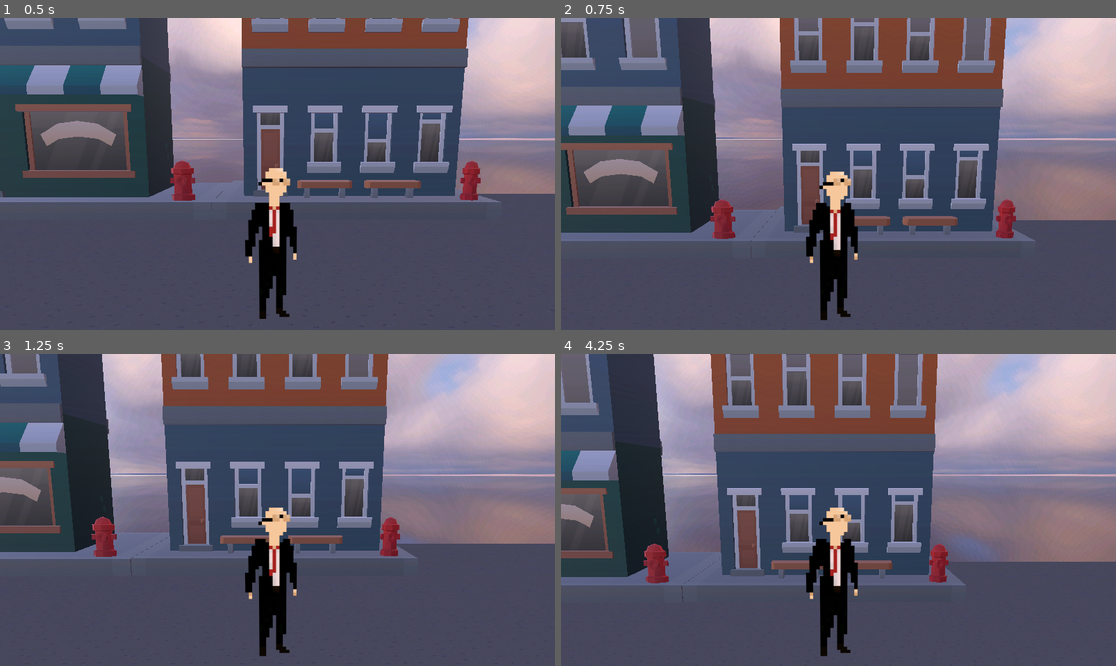
Above: before the commit, frames 1-4 (two rows, left to right).
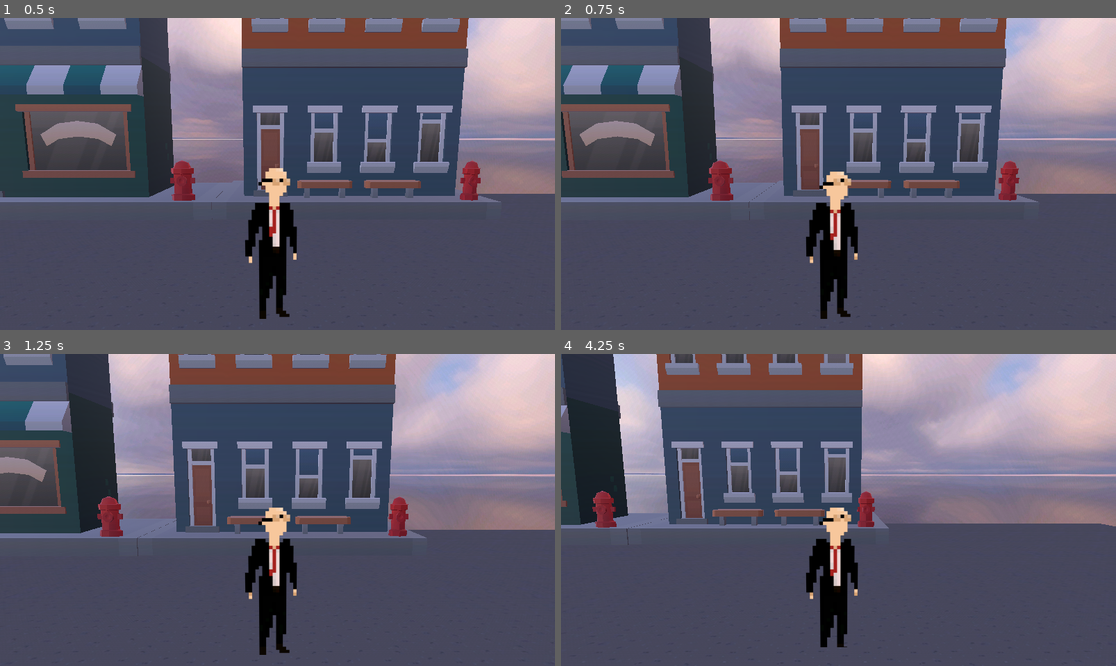
Above: after the commit, the same moments.

Repository: Fellagon-dev/Memento-Mori
Game: Godot game, scene res://MementoMori.tscn
Two runs of this game, one before a commit and one after it. Both use one fixed random seed, a clock stepped at 60 frames per second and the inputs below.
Inputs:
- Up to frame 1 (0.5 s): no input
- Up to frame 2 (0.75 s): tap Enter (ui_accept) at 0.5 s; hold Right (ui_right) from 0.53 s (still down); tap D (ke_kanan, bound only after the commit) at 0.6 s
- Up to frame 3 (1.25 s): keep holding Right (ui_right); tap Enter (ui_accept) at 0.77, 1.07 s; tap A (ke_kiri, bound only after the commit) at 0.8 s
- Up to frame 4 (4.25 s): release Right (ui_right) at 1.28 s; hold Down (ui_down) 1.28-2.03 s; tap A (ke_kiri, bound only after the commit) at 1.35, 3.8 s; tap Enter (ui_accept) at 1.52, 1.82, 2.3, 2.85, 3.02, 3.32, 3.77, 4.07 s; tap Space (loncat, bound only after the commit) at 1.55, 2.1 s; hold Right (ui_right) 2.03-2.78 s; hold Up (ui_up) 2.78-3.53 s; tap D (ke_kanan, bound only after the commit) at 3.05, 3.6 s; hold Left (ui_left) from 3.53 s (still down)

Frame 1 is identical in both runs. In frame 2, 36% of the frame differs, in the area x 0-100%, y 0-97%; in frame 3, 27%; in frame 4, 45%.

Commit message:
#0003-Change Input key names

Diff:
--- a/Scripts/player_3d.gd
+++ b/Scripts/player_3d.gd
@@ -11,12 +11,12 @@
 		velocity += get_gravity() * delta
 
 	# Handle jump.
-	if Input.is_action_just_pressed("ui_accept") and is_on_floor():
+	if Input.is_action_just_pressed("loncat") and is_on_floor():
 		velocity.y = JUMP_VELOCITY
 
 	# Get the input direction and handle the movement/deceleration.
 	# As good practice, you should replace UI actions with custom gameplay actions.
-	var input_dir := Input.get_vector("ui_left", "ui_right", "ui_up", "ui_down")
+	var input_dir := Input.get_vector("ke_kiri", "ke_kanan", "ui_up", "ui_down")
 	var direction := (transform.basis * Vector3(input_dir.x, 0, input_dir.y)).normalized()
 	if direction:
 		velocity.x = direction.x * SPEED
--- a/project.godot
+++ b/project.godot
@@ -15,6 +15,26 @@
 config/features=PackedStringArray("4.4", "Forward Plus")
 config/icon="res://icon.svg"
 
+[input]
+
+loncat={
+"deadzone": 0.2,
+"events": [Object(InputEventKey,"resource_local_to_scene":false,"resource_name":"","device":-1,"window_id":0,"alt_pressed":false,"shift_pressed":false,"ctrl_pressed":false,"meta_pressed":false,"pressed":false,"keycode":0,"physical_keycode":32,"key_label":0,"unicode":32,"location":0,"echo":false,"script":null)
+]
+}
+ke_kiri={
+"deadzone": 0.2,
+"events": [Object(InputEventKey,"resource_local_to_scene":false,"resource_name":"","device":-1,"window_id":0,"alt_pressed":false,"shift_pressed":false,"ctrl_pressed":false,"meta_pressed":false,"pressed":false,"keycode":0,"physical_keycode":65,"key_label":0,"unicode":97,"location":0,"echo":false,"script":null)
+, Object(InputEventKey,"resource_local_to_scene":false,"resource_name":"","device":-1,"window_id":0,"alt_pressed":false,"shift_pressed":false,"ctrl_pressed":false,"meta_pressed":false,"pressed":false,"keycode":0,"physical_keycode":4194319,"key_label":0,"unicode":0,"location":0,"echo":false,"script":null)
+]
+}
+ke_kanan={
+"deadzone": 0.2,
+"events": [Object(InputEventKey,"resource_local_to_scene":false,"resource_name":"","device":-1,"window_id":0,"alt_pressed":false,"shift_pressed":false,"ctrl_pressed":false,"meta_pressed":false,"pressed":false,"keycode":0,"physical_keycode":68,"key_label":0,"unicode":100,"location":0,"echo":false,"script":null)
+, Object(InputEventKey,"resource_local_to_scene":false,"resource_name":"","device":-1,"window_id":0,"alt_pressed":false,"shift_pressed":false,"ctrl_pressed":false,"meta_pressed":false,"pressed":false,"keycode":0,"physical_keycode":4194321,"key_label":0,"unicode":0,"location":0,"echo":false,"script":null)
+]
+}
+
 [rendering]
 
 textures/canvas_textures/default_texture_filter=0
